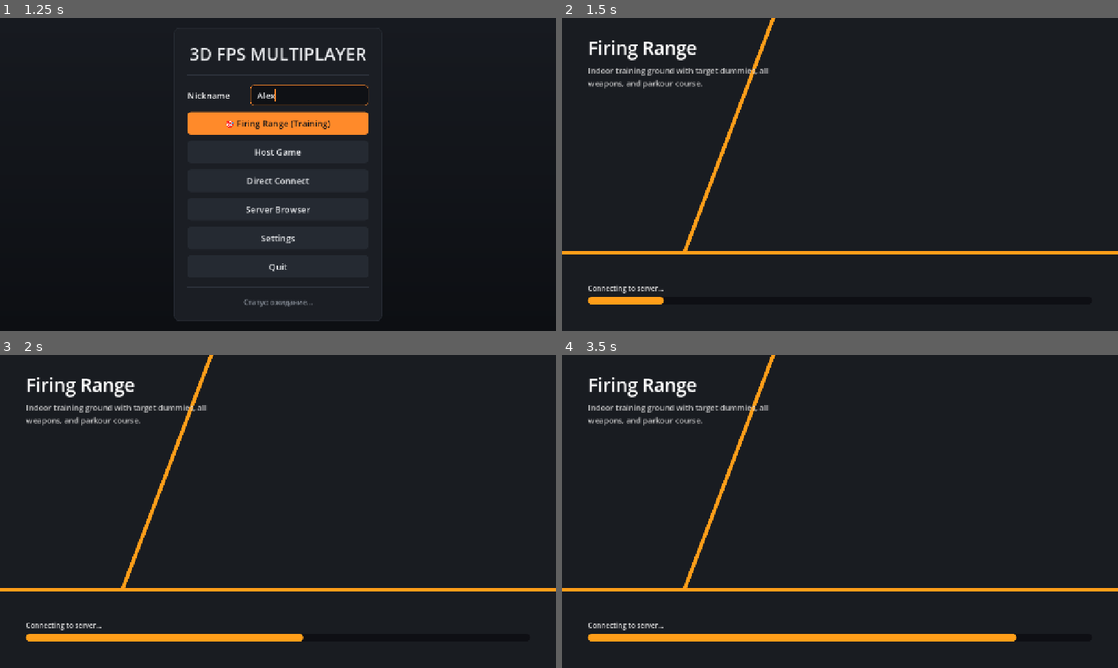
Above: before the commit, frames 1-4 (two rows, left to right).
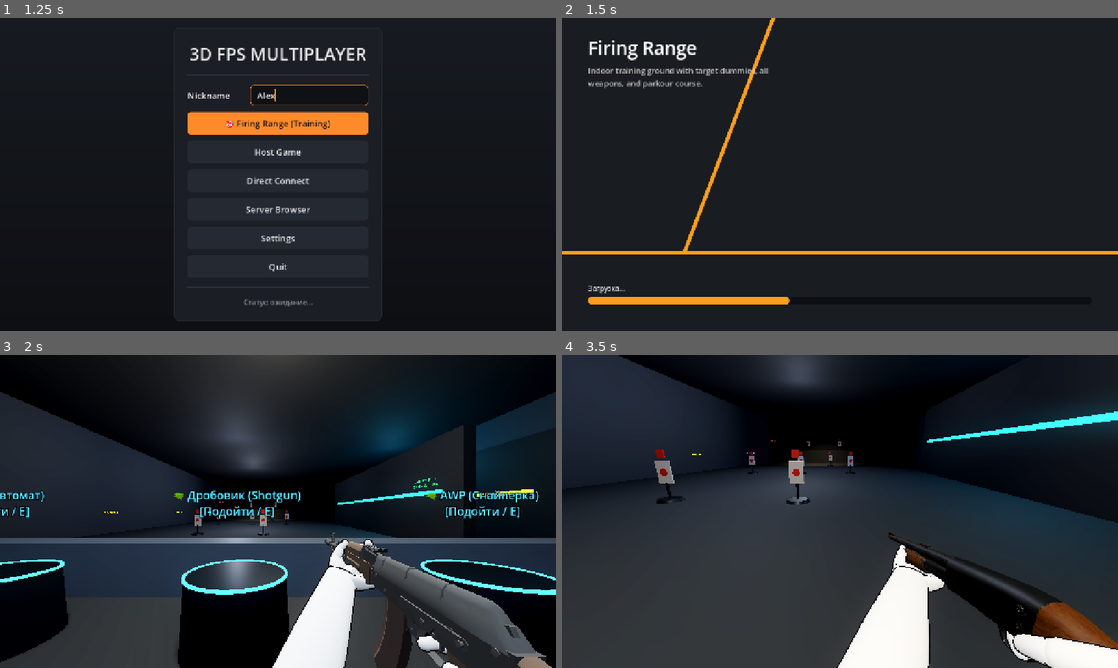
Above: after the commit, the same moments.

Repository: genjblu/multiplayer-vb
Game: Godot game, scene res://scenes/main_menu.tscn
Same seed, same stepped clock (60 frames per second), same inputs: the game is played once before the commit and once after it.
Inputs (mouse positions are in pixels of both pictures, inside the frame that each line leads up to):
- Up to frame 1 (1.25 s): click (311, 96) at 0.52 s; type "Alex" at 0.6 s
- Up to frame 2 (1.5 s): click "🎯 Firing Range (Training)" at 1.25 s
- Up to frame 3 (2 s): no input
- Up to frame 4 (3.5 s): tap Enter (ui_accept) at 2 s; move the mouse to (867, 511) at 2.02 s; hold Right mouse button (ads) 2.03-2.78 s; hold W (move_forward) from 2.03 s (still down); click (867, 511) at 2.17 s; tap Space (jump) at 2.27, 2.57, 3.02, 3.32 s; move the mouse to (812, 511) at 2.77 s; tap Ctrl (crouch) at 2.85 s

Frame 1 is identical in both runs. In frame 2, 0.7% of the frame differs, in the area x 4-41%, y 85-92%; in frame 3, 52%, in the area x 0-100%, y 0-100%; in frame 4, 51%.

Commit message:
fix(loading): resolve freeze on offline training launch by bypassing server connection check

Diff:
--- a/scripts/loading_screen.gd
+++ b/scripts/loading_screen.gd
@@ -122,24 +122,27 @@
 	var net_manager = get_node_or_null("/root/NetworkManager")
 	var has_peer: bool = multiplayer.has_multiplayer_peer()
 	var is_server: bool = has_peer and multiplayer.is_server()
+	var is_offline: bool = not has_peer and (net_manager == null or not net_manager.joined_as_late)
 	var is_client_connected: bool = false
-	if net_manager and net_manager.peer:
+	if is_offline:
+		is_client_connected = true
+	elif net_manager and net_manager.peer:
 		is_client_connected = (net_manager.peer.get_connection_status() == MultiplayerPeer.CONNECTION_CONNECTED)
 	elif net_manager and net_manager.joined_as_late:
 		is_client_connected = true # При Late-Join клиент открывает карту, а подключение выполняет сцена арены
 
-	# Клиент ждет подтверждения от сервера
-	if not is_server and not is_client_connected:
+	# Клиент ждет подтверждения от сервера (только в сетевом режиме)
+	if not is_offline and not is_server and not is_client_connected:
 		anim_progress = move_toward(anim_progress, 0.85, delta * 0.8)
 		progress_bar.value = anim_progress
 		stage_lbl.text = tr("CONNECTING_TO_SERVER")
 		return
 
-	anim_progress = move_toward(anim_progress, 1.0, delta * 1.8)
+	anim_progress = move_toward(anim_progress, 1.0, delta * 2.2)
 	progress_bar.value = anim_progress
 
 	if anim_progress < 0.95:
-		stage_lbl.text = tr("LATE_JOIN_WAITING")
+		stage_lbl.text = tr("LATE_JOIN_WAITING") if not is_offline else "Загрузка..."
 	else:
 		stage_lbl.text = tr("STATUS_READY") if tr("STATUS_READY") != "STATUS_READY" else "Ready!"
 
